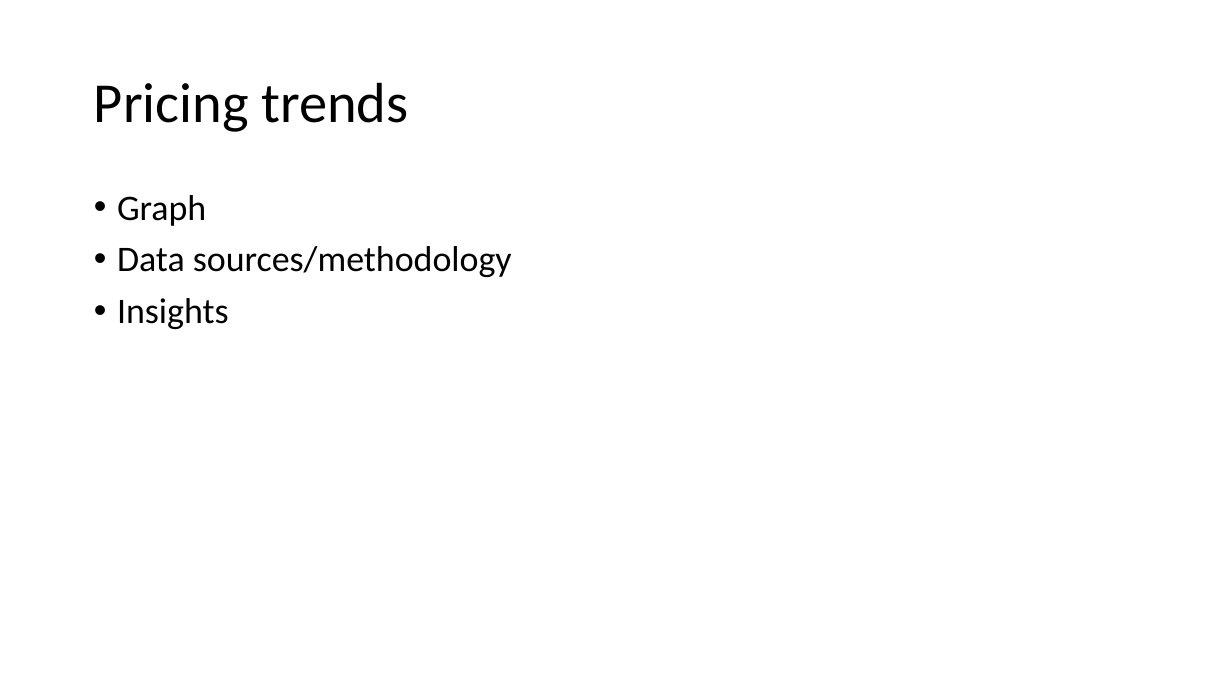
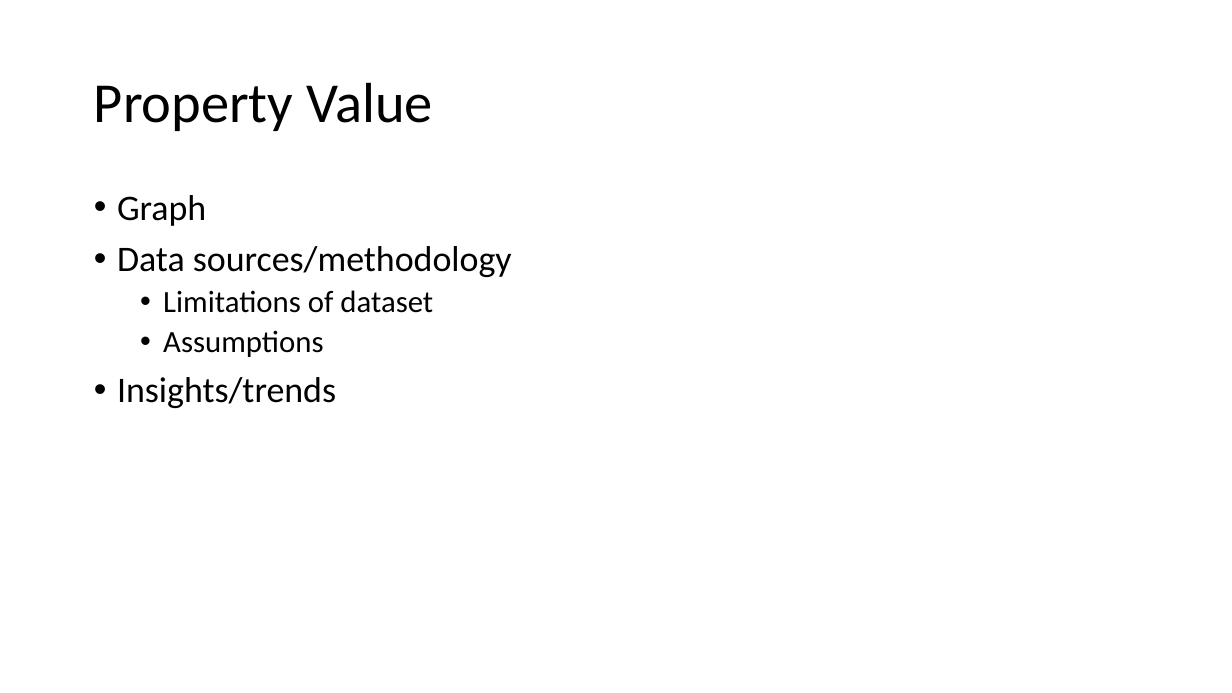
Before and after one commit to Axemen/Houston_Housing, a slide deck: slide 2 of Final Presentation.pptx. Drawn at 1232x693 pixels with LibreOffice and Linux fonts; fonts in the diff are those of the drawing. Boxes give left, top, right and bottom in pixels: in the first picture for what was removed or moved away, otherwise in the second. Text is boxed around its words. In the diff, an @@ line names an element or a change of style, - is before the commit and + after.

```diff
--- a/Final Presentation.pptx
+++ b/Final Presentation.pptx
@@ title at (x1=94, y1=82, x2=433, y2=131): text changed @@
-Pricing trends
+Property Value
@@ text at (x1=117, y1=290, x2=433, y2=408): text changed; size 28 to 24 pt @@
-• Insights
+  • Limitations of dataset
+  • Assumptions
+• Insights/trends
```
Also in this commit, not shown: 1 slide added, 1 slide removed, 5 other files.
